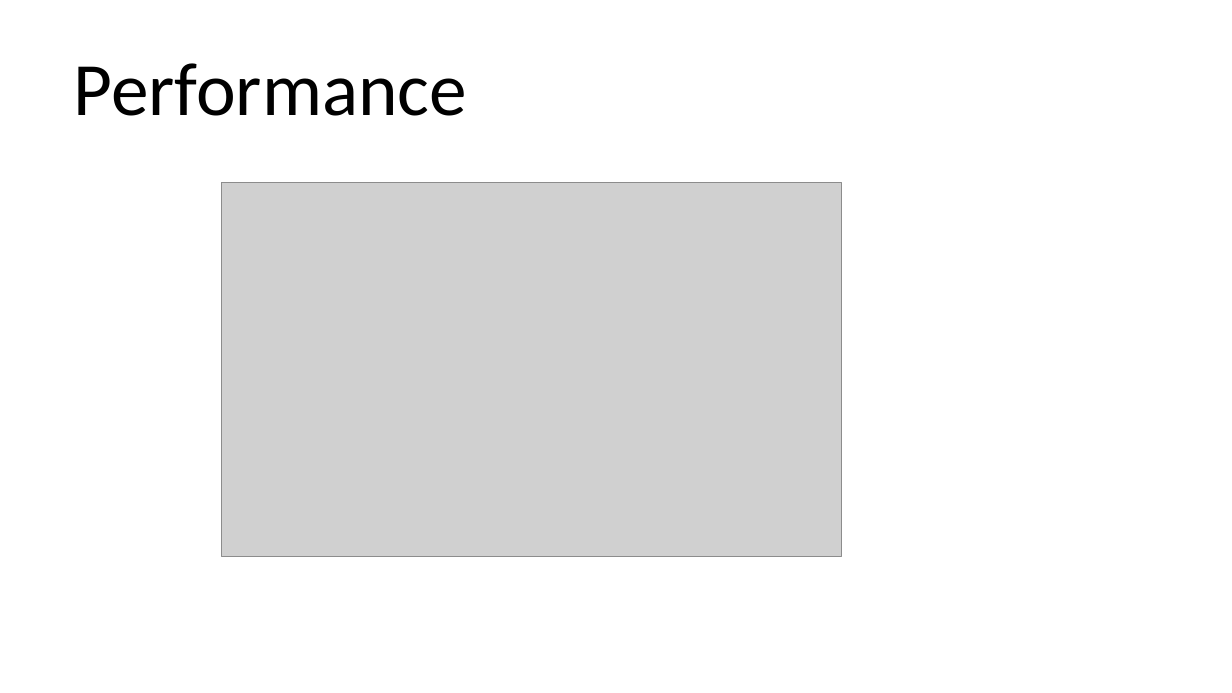
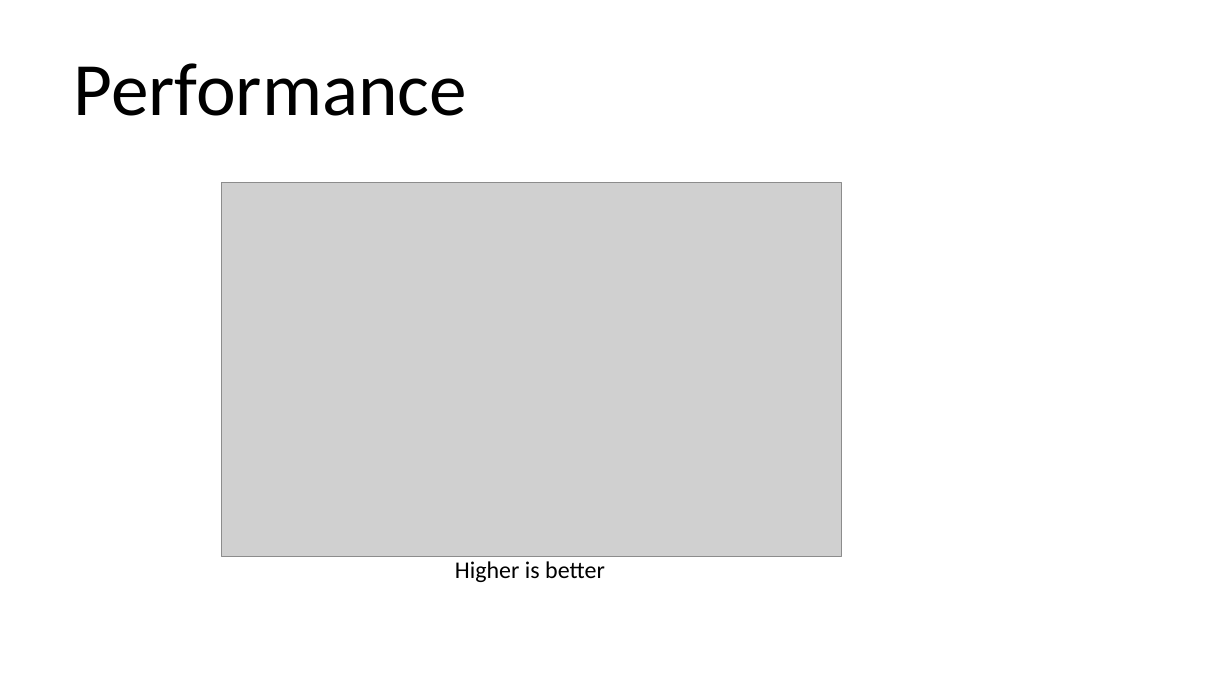
Before and after one commit to qicosmos/cppcon2018, a slide deck: slide 19 of cppcon2018.pptx. Drawn at 1232x693 pixels with LibreOffice and Linux fonts; fonts in the diff are those of the drawing; grey boxes stand for pictures. Boxes give left, top, right and bottom in pixels: in the first picture for what was removed or moved away, otherwise in the second. Text is boxed around its words. In the diff, an @@ line names an element or a change of style, - is before the commit and + after.

```diff
--- a/cppcon2018.pptx
+++ b/cppcon2018.pptx
@@ text added at [455,561,605,582], 14 pt, text #000000 @@
+Higher is better
```
Also in this commit, not shown: 8 other slides changed, 1 slide added, 1 slide removed.
